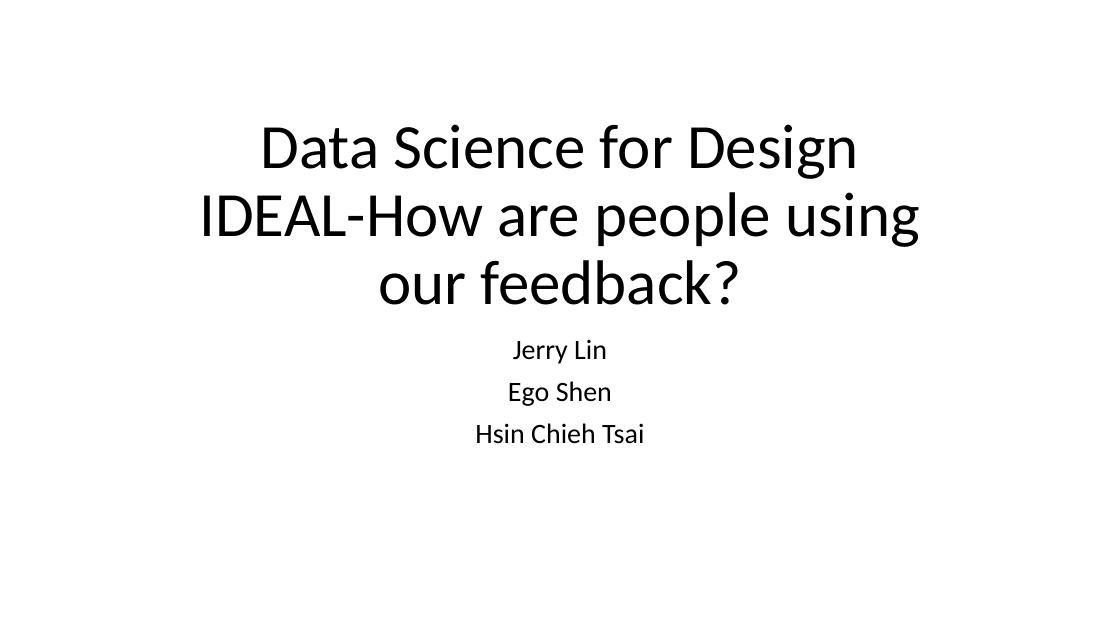
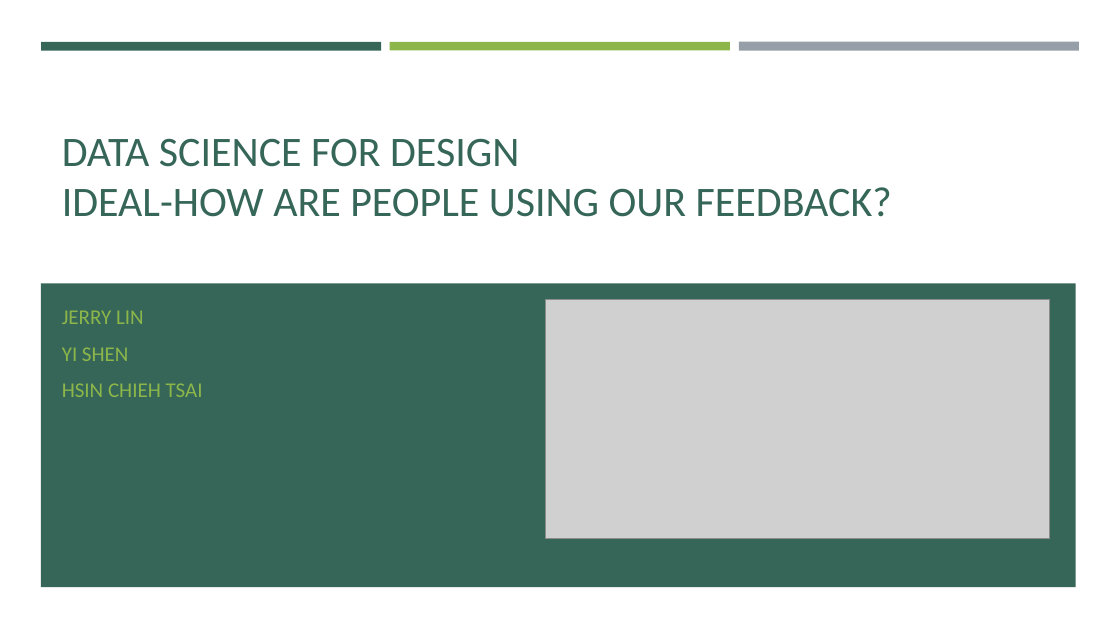
Before and after one commit to shenyiego/3, a slide deck: slide 1 of Data Science for Design.pptx. Drawn at 1120x630 pixels with LibreOffice and Linux fonts; fonts in the diff are those of the drawing; grey boxes stand for pictures. Boxes give left, top, right and bottom in pixels: in the first picture for what was removed or moved away, otherwise in the second. Text is boxed around its words. In the diff, an @@ line names an element or a change of style, - is before the commit and + after.

Commit message:
20171129
20171129FINAL SLIDES

```diff
--- a/Data Science for Design.pptx
+++ b/Data Science for Design.pptx
@@ rectangle added at <box>41,42,381,50</box>, fill #366658 @@
@@ rectangle added at <box>390,42,730,50</box>, fill #8CB64A @@
@@ rectangle added at <box>739,42,1079,51</box>, fill #969FA7 @@
@@ title at <box>62,138,892,217</box>: text changed; size 54 to 36 pt; text colour #000000 to #366658 @@
-Data Science for Design
-IDEAL-How are people using our feedback?
+DATA SCIENCE FOR DESIGN
+IDEAL-HOW ARE PEOPLE USING OUR FEEDBACK?
@@ rectangle added at <box>41,283,1076,586</box>, fill #366658 @@
@@ picture added at <box>546,299,1050,539</box> @@
@@ subtitle at <box>62,311,203,397</box>: text changed; size 24 to 18 pt; text colour #000000 to #8CB64A @@
-Jerry Lin
-Ego Shen
-Hsin Chieh Tsai
+JERRY LIN
+YI SHEN
+HSIN CHIEH TSAI
```
Also in this commit, not shown: 5 other slides changed, 4 slides added, 1 slide removed, 1 other file.
